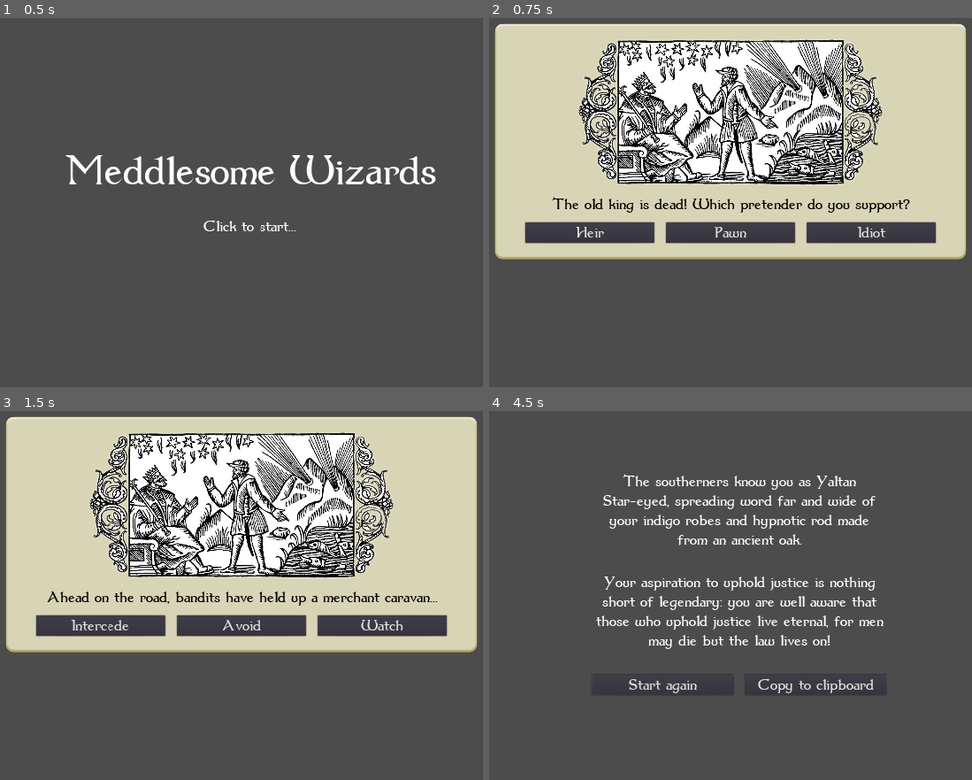
Above: before the commit, frames 1-4 (two rows, left to right).
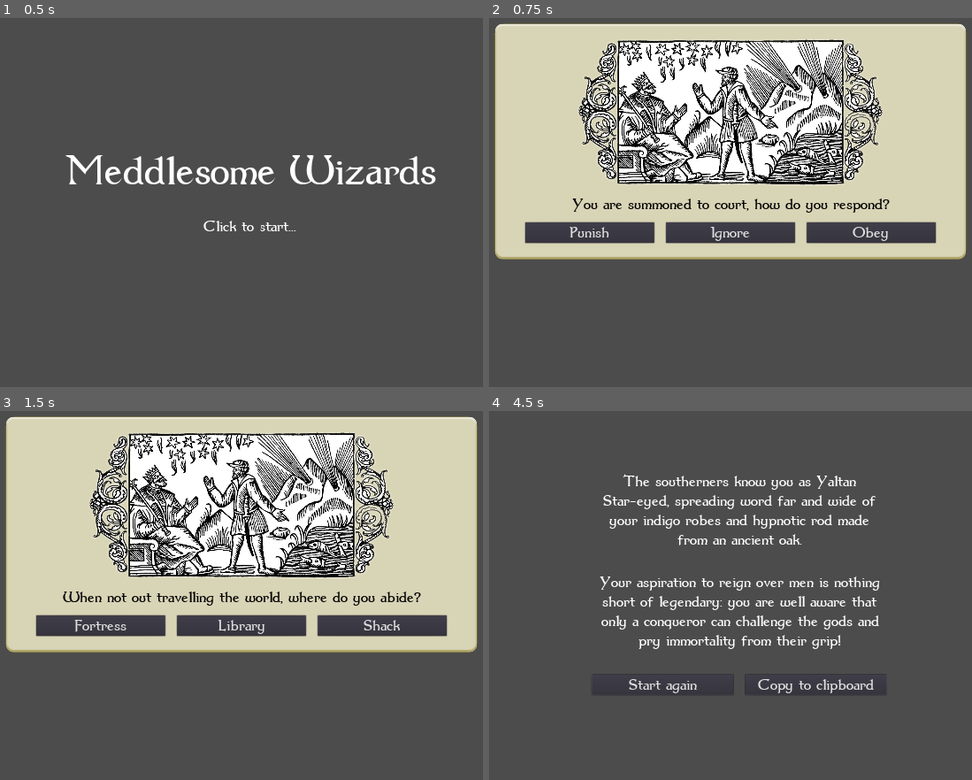
Above: after the commit, the same moments.

Repository: wilbefast/MeddlesomeMages
Game: Godot game, scene res://scenes/Main.tscn
The game is run twice, just before and just after one commit, with the same random seed, the same clock (stepped at 60 frames per second) and the same inputs.
Inputs (mouse positions are in pixels of both pictures, inside the frame that each line leads up to):
- Up to frame 1 (0.5 s): no input
- Up to frame 2 (0.75 s): tap Enter at 0.5 s; drag from (740, 191) to (807, 102) at 0.52 s
- Up to frame 3 (1.5 s): click (241, 625) at 1.25 s, where only the run after the commit has a clickable "Ignore"
- Up to frame 4 (4.5 s): click (590, 625) at 2 s, where only the run after the commit has a clickable "Fortress"; click (590, 625) at 2.75 s, where only the run before the commit has a clickable "Crow"; click (590, 625) at 3.5 s, where only the run before the commit has a clickable "Refuse"; click (590, 625) at 4.25 s, where only the run before the commit has a clickable "Impossible"

Frame 1 is identical in both runs. In frame 2, 1.4% of the frame differs, in the area x 13-88%, y 48-61%; in frame 3, 1.6%; in frame 4, 2.2%, in the area x 22-82%, y 44-65%.

Commit message:
pick only 5 dilemmas per playthrough

Diff:
--- a/GodotProject/resources/Database.gd
+++ b/GodotProject/resources/Database.gd
@@ -2,6 +2,14 @@
 
 func _init():
 	randomize()
+
+	# Count the number of dilemmas
+	print("there are ", _dilemmas.size(), " dilemmas - if all were used")
+
+	# Count the maximum possible score per attribute
+	var max_attributes = get_max_attributes()
+	for m in max_attributes.keys():
+		print("maximum possible ", m, ": ", max_attributes[m])
 
 var _attributes = [
 	"domination",
@@ -13,6 +21,65 @@
 
 var _dilemmas = [
 	DilemmaData.new({
+		"image" : 16,
+		"question" : "When not out travelling the world, where do you abide?",
+		"options" : [
+			OptionData.new({
+				"title" : "Shack",
+				"tooltip" : "You have little interest in bourgeois hypocrisies",
+				"attribute_modifiers" : {
+					"freedom" : 3,
+					"knowledge" : 1
+				}
+			}),
+			OptionData.new({
+				"title" : "Library",
+				"tooltip" : "A hermit cannot compile records or offer council.",
+				"attribute_modifiers" : {
+					"knowledge" : 3,
+					"justice" : 1
+				}
+			}),
+			OptionData.new({
+				"title" : "Fortress",
+				"tooltip" : "Its defenders' blades are sharp and they never sleep.",
+				"attribute_modifiers" : {
+					"domination" : 3,
+					"immortality" : 1
+				}
+			})
+		]
+	}),
+	DilemmaData.new({
+		"image" : 18,
+		"question" : "Mournful spirits haunt the site of a recent battlefield...",
+		"options" : [
+			OptionData.new({
+				"title" : "Entreat",
+				"tooltip" : "What dark knowledge might these specters impart?",
+				"attribute_modifiers" : {
+					"immortality" : 3,
+					"knowledge" : 1
+				}
+			}),
+			OptionData.new({
+				"title" : "Recruit",
+				"tooltip" : "Promise vengeance to your new army of the dead.",
+				"attribute_modifiers" : {
+					"domination" : 4,
+				}
+			}),
+			OptionData.new({
+				"title" : "Release",
+				"tooltip" : "Help the wraiths to find their way beyond the veil.",
+				"attribute_modifiers" : {
+					"justice" : 2,
+					"freedom" : 2
+				}
+			})
+		]
+	}),
+	DilemmaData.new({
 		"image" : 20,
 		"question" : "A ritual to gain foreknowledge of your death would be...",
 		"options" : [
@@ -35,8 +102,8 @@
 				"title" : "Folly",
 				"tooltip" : "To know one's destiny in advance is against nature.",
 				"attribute_modifiers" : {
-					"justice" : 2,
-					"freedom" : 2
+					"justice" : 3,
+					"freedom" : 1
 				}
 			})
 		]
@@ -54,10 +121,10 @@
 			}),
 			OptionData.new({
 				"title" : "Avoid",
-				"tooltip" : "You are above all this and have other concerns...",
-				"attribute_modifiers" : {
-					"knowledge" : 2,
-					"immortality" : 2
+				"tooltip" : "Your life is far too valuable to be risked...",
+				"attribute_modifiers" : {
+					"immortality" : 2,
+					"domination" : 2
 				}
 			}),
 			OptionData.new({
@@ -75,11 +142,11 @@
 		"question" : "You are summoned to court, how do you respond?",
 		"options" : [
 			OptionData.new({
-				"title" : "Refuse",
-				"tooltip" : "Politics are a distraction from more meaningful pursuits.",
-				"attribute_modifiers" : {
-					"knowledge" : 2,
-					"immortality" : 2,
+				"title" : "Ignore",
+				"tooltip" : "Life is too short to be wasted on politics.",
+				"attribute_modifiers" : {
+					"immortality" : 3,
+					"knowledge" : 1
 				}
 			}),
 			OptionData.new({
@@ -92,10 +159,10 @@
 			}),
 			OptionData.new({
 				"title" : "Obey",
-				"tooltip" : "Now's your chance to influence the course of history...",
-				"attribute_modifiers" : {
-					"justice" : 2,
-					"domination" : 2
+				"tooltip" : "You duty, and a chance to pull some strings...",
+				"attribute_modifiers" : {
+					"justice" : 3,
+					"domination" : 1
 				}
 			})
 		]
@@ -211,11 +278,21 @@
 		result[a] = 0
 	return result
 
-func get_initial_dilemmas():
+func get_max_attributes(dilemmas : Array = _dilemmas):
+	var result = get_initial_attributes()
+	for d in dilemmas:
+		for o in d.options:
+			for m in result.keys():
+				if o.attribute_modifiers.has(m):
+					result[m] += o.attribute_modifiers[m]
+	return result
+
+func get_initial_dilemmas(count : int = _dilemmas.size()):
 	var result = []
 	for d in _dilemmas:
 		result.push_back(d)
 	result.shuffle()
+	result.resize(count)
 	return result
 
 func bake_synonyms(template : String, words : Array) -> String:
--- a/GodotProject/scripts/Dilemma.gd
+++ b/GodotProject/scripts/Dilemma.gd
@@ -18,6 +18,7 @@
 
 	# Set options
 	var option_container_node = get_node(option_container)
+	dilemma_data.options.shuffle()
 	for option_data in dilemma_data.options:
 		var option = Option.instance()
 		option_container_node.add_child(option)
--- a/GodotProject/scripts/Main.gd
+++ b/GodotProject/scripts/Main.gd
@@ -1,8 +1,9 @@
 extends Node
 
-var chosen_options : Array = []
-var attributes : Dictionary
-var dilemmas : Array
+var _chosen_options : Array = []
+var _attributes : Dictionary
+var _max_attributes : Dictionary
+var _dilemmas : Array
 
 func _ready():
 	$Dilemma.hide()
@@ -14,17 +15,21 @@
 
 func start_game():
 	# update model
-	attributes = Database.get_initial_attributes()
-	dilemmas = Database.get_initial_dilemmas()
+	_attributes = Database.get_initial_attributes()
+	_dilemmas = Database.get_initial_dilemmas(5)
+	_max_attributes = Database.get_max_attributes(_dilemmas)
+	print("drew ", _dilemmas.size(), " dilemmas for this playthrough")
+	for m in _max_attributes.keys():
+		print("maximum possible ", m, ": ", _max_attributes[m])
 
 	# update view
 	$Title.hide()
 	$Dilemma.show()
-	$Dilemma.set_data(dilemmas.pop_front())
+	$Dilemma.set_data(_dilemmas.pop_front())
 
 func restart():
 	# update model
-	chosen_options.clear()
+	_chosen_options.clear()
 
 	# update view
 	$GameOver.hide()
@@ -34,19 +39,28 @@
 	# update model
 	print("Chose option ", option_data.title)
 	for key in option_data.attribute_modifiers:
-		attributes[key] += option_data.attribute_modifiers[key]
-		print(key, " now has value ", attributes[key])
-	chosen_options.push_back(option_data.title)
-	var new_dilemma = dilemmas.pop_front()
+		_attributes[key] += option_data.attribute_modifiers[key]
+		print(key, " now has value ", _attributes[key])
+	_chosen_options.push_back(option_data.title)
+	var new_dilemma = _dilemmas.pop_front()
 
 	# update view
 	if new_dilemma == null:
+
 		print("- GAME OVER -")
-		print("chosen option were: ", chosen_options)
+		print("chosen option were: ", _chosen_options)
 		print("final values for attributes are:")
-		for key in attributes:
-			 print(key, " = ", attributes[key])
-		$GameOver.generate_text(attributes)
+		for key in _attributes:
+			print(key, " = ", _attributes[key])
+
+		# Normalise attributes
+		print("normalised attributes are:")
+		for key in _attributes:
+			_attributes[key] /= float(_max_attributes[key])
+			print(key, " = ", _attributes[key])
+
+		# Update view
+		$GameOver.generate_text(_attributes)
 		$Dilemma.hide()
 		$GameOver.show()
 	else:
